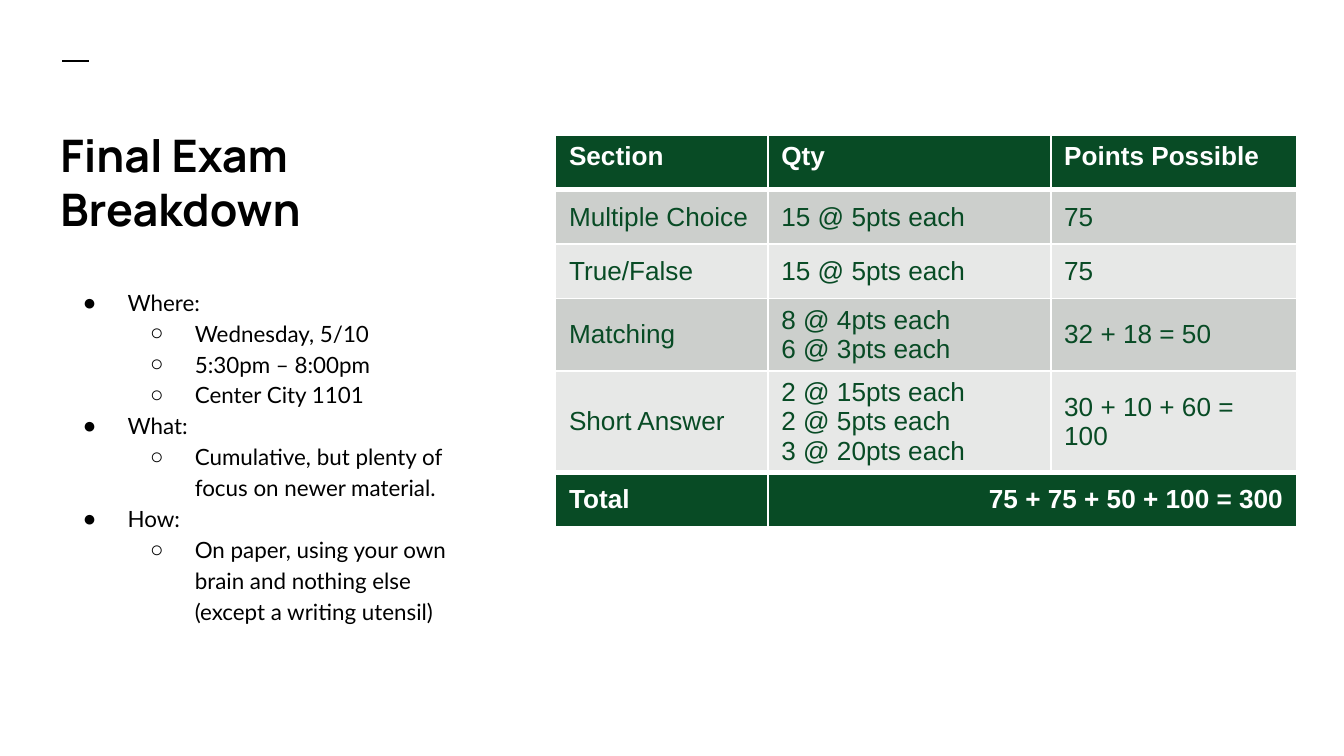
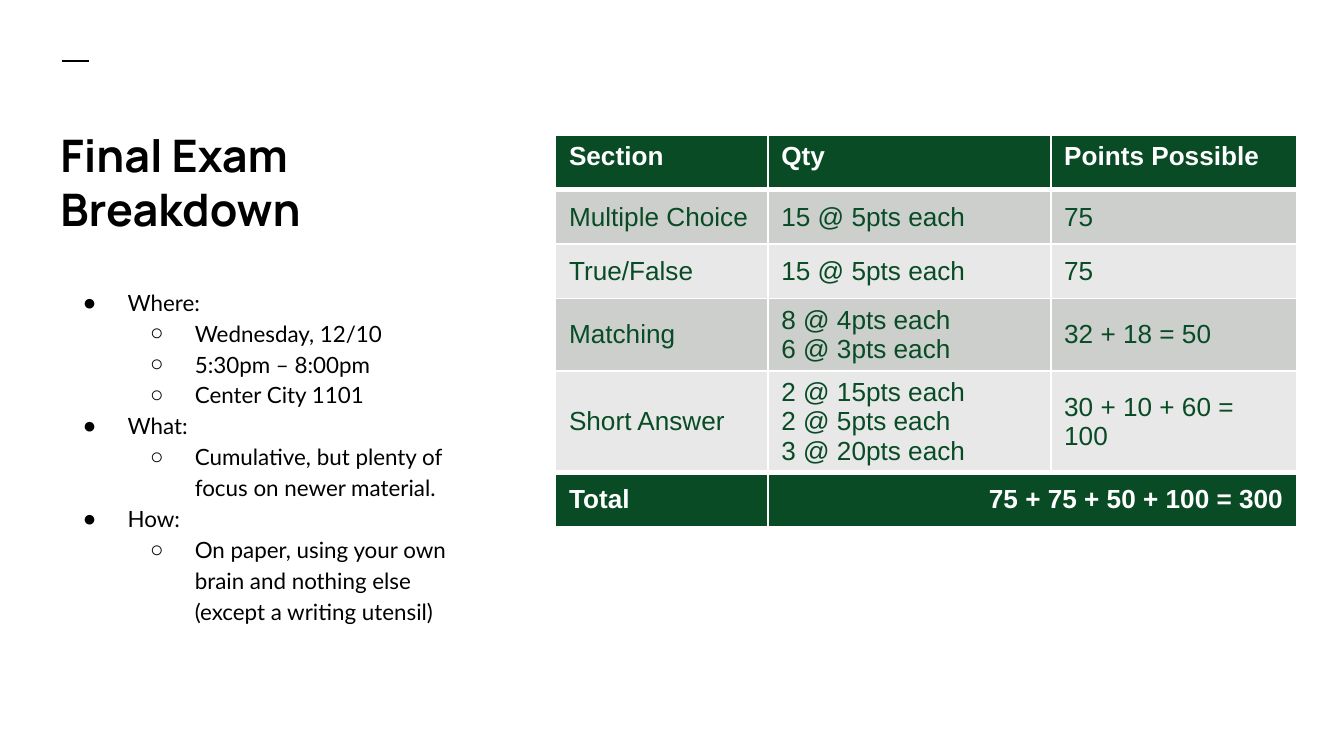
Before and after one commit to colbyford/DSBA6190-CloudComputing, a slide deck: slide 3 of 7 - Final Exam/Review.pptx. Drawn at 1344x756 pixels with LibreOffice and Linux fonts; fonts in the diff are those of the drawing. Boxes give left, top, right and bottom in pixels: in the first picture for what was removed or moved away, otherwise in the second. Text is boxed around its words. In the diff, an @@ line names an element or a change of style, - is before the commit and + after.

```diff
--- a/7 - Final Exam/Review.pptx
+++ b/7 - Final Exam/Review.pptx
@@ text at [195, 325, 382, 346]: text changed @@
-  ○ Wednesday, 5/10
+  ○ Wednesday, 12/10
```
